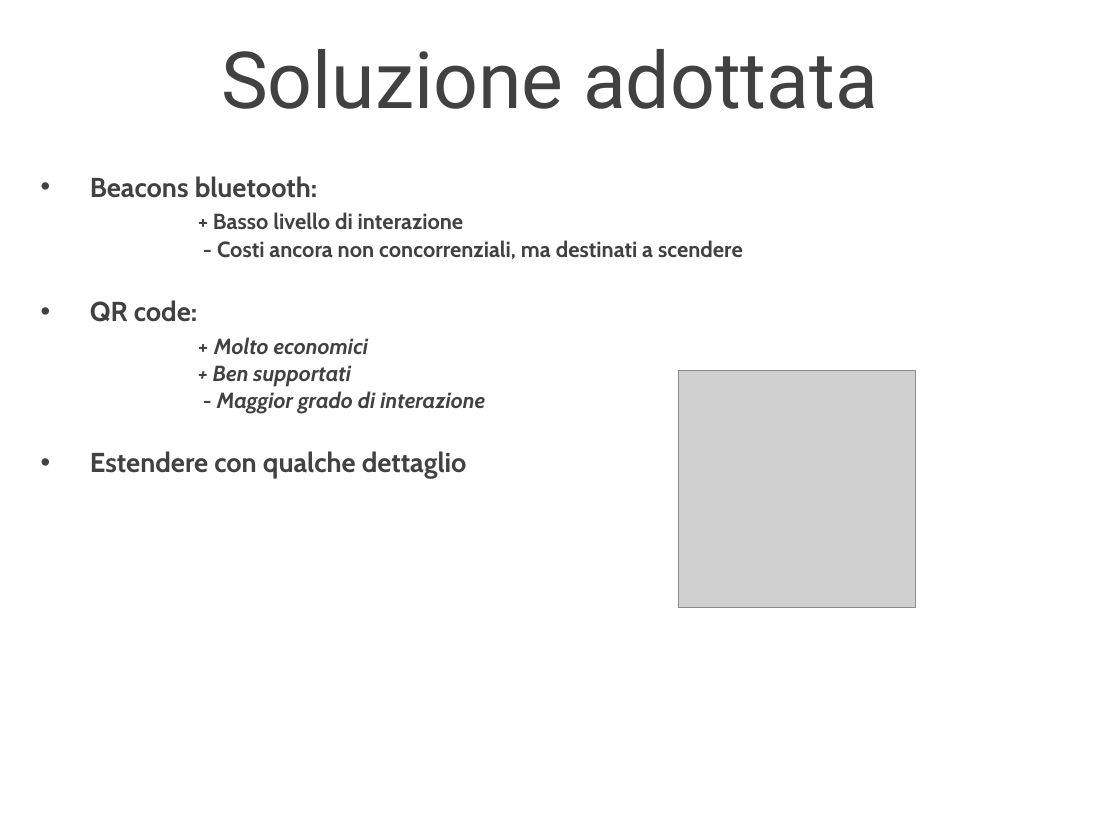
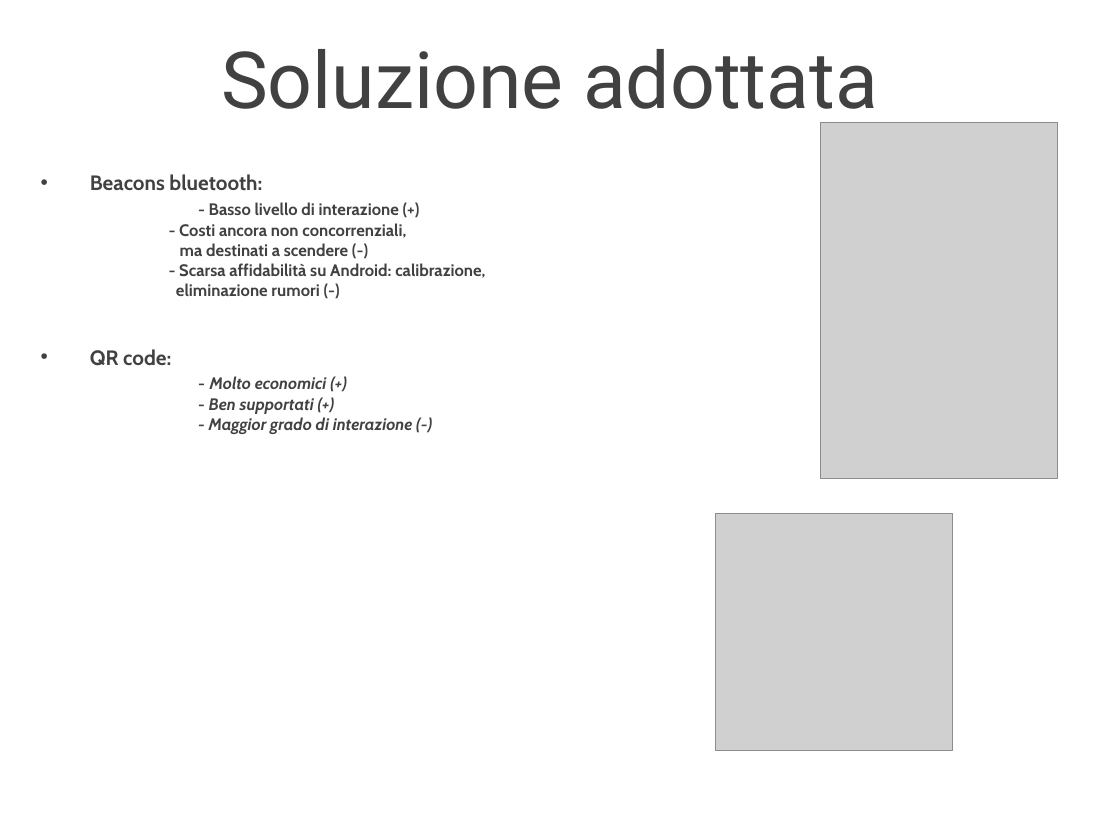
Before and after one commit to delchiaro/beaconav, a slide deck: slide 6 of documentation/presentazione.ppt. Drawn at 1120x840 pixels with LibreOffice and Linux fonts; fonts in the diff are those of the drawing; grey boxes stand for pictures; background and template pictures are left out. Boxes give left, top, right and bottom in pixels: in the first picture for what was removed or moved away, otherwise in the second. Text is boxed around its words. In the diff, an @@ line names an element or a change of style, - is before the commit and + after.

```diff
--- a/documentation/presentazione.ppt
+++ b/documentation/presentazione.ppt
@@ picture added at [821,122,1058,478] @@
@@ text at [90,174,485,434]: text changed; size 20 to 15.2 pt @@
-• Beacons bluetooth:
-  + Basso livello di interazione
-  - Costi ancora non concorrenziali, ma destinati a scendere
-• QR code:
-  + Molto economici
-  + Ben supportati
-  - Maggior grado di interazione
-• Estendere con qualche dettaglio
+• Beacons bluetooth:
+  - Basso livello di interazione (+)
+- Costi ancora non concorrenziali,
+ma destinati a scendere (-)
+- Scarsa affidabilità su Android: calibrazione,
+eliminazione rumori (-)
+• QR code:
+  - Molto economici (+)
+  - Ben supportati (+)
+  - Maggior grado di interazione (-)
@@ picture: place and size @@
-picture at [678,370,915,607]
+picture at [715,513,952,750]
```
Also in this commit, not shown: 2 other slides changed, 2 slides added, 3 slides removed.
